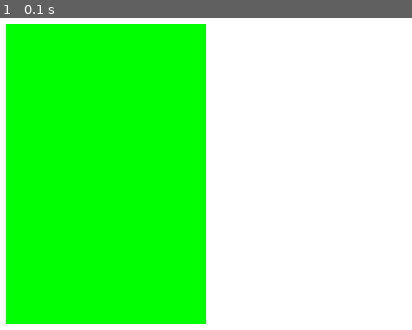
Above: before the commit, frame 1.
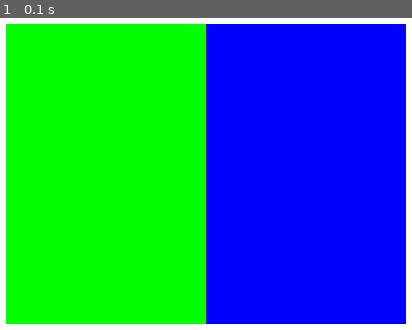
Above: after the commit, the same moment.

Repository: WCI-Computer-Science/pygame
Game: pygame game, started from main.py
The game is run twice, just before and just after one commit, with the same random seed, the same clock (stepped at 60 frames per second) and the same inputs.
Inputs:
- Up to frame 1 (0.1 s): no input

The runs differ from the first frame. In frame 1, 47% of the frame differs, in the area x 50-99%, y 1-99%.

Commit message:
Add second rectangle

Diff:
--- a/main.py
+++ b/main.py
@@ -6,7 +6,9 @@
 screen = pygame.display.set_mode((800, 600))
 screen.fill((255, 255, 255))
 rect = pygame.Rect((200, 150), (200, 300))
+rect2 = pygame.Rect((400, 150), (200, 300))
 pygame.draw.rect(screen, (0, 255, 0), rect)
+pygame.draw.rect(screen, (0, 0, 255), rect2)
 
 while True:
     for event in pygame.event.get():
